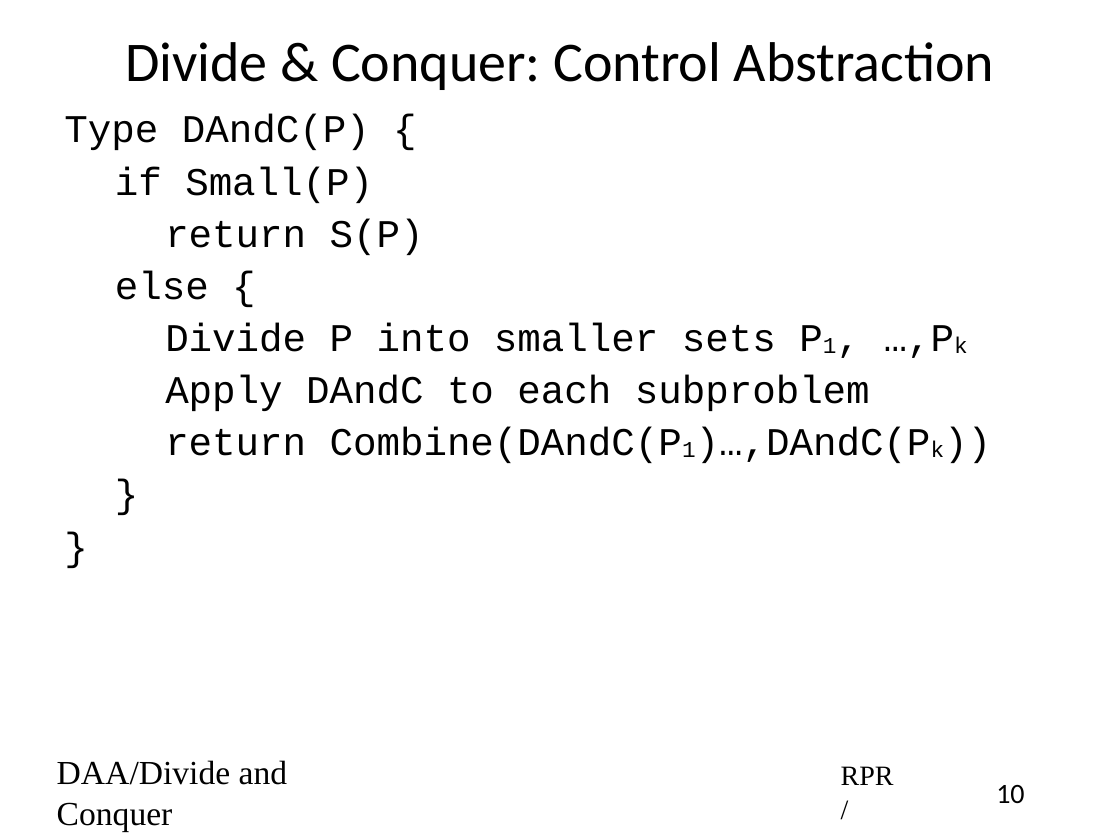
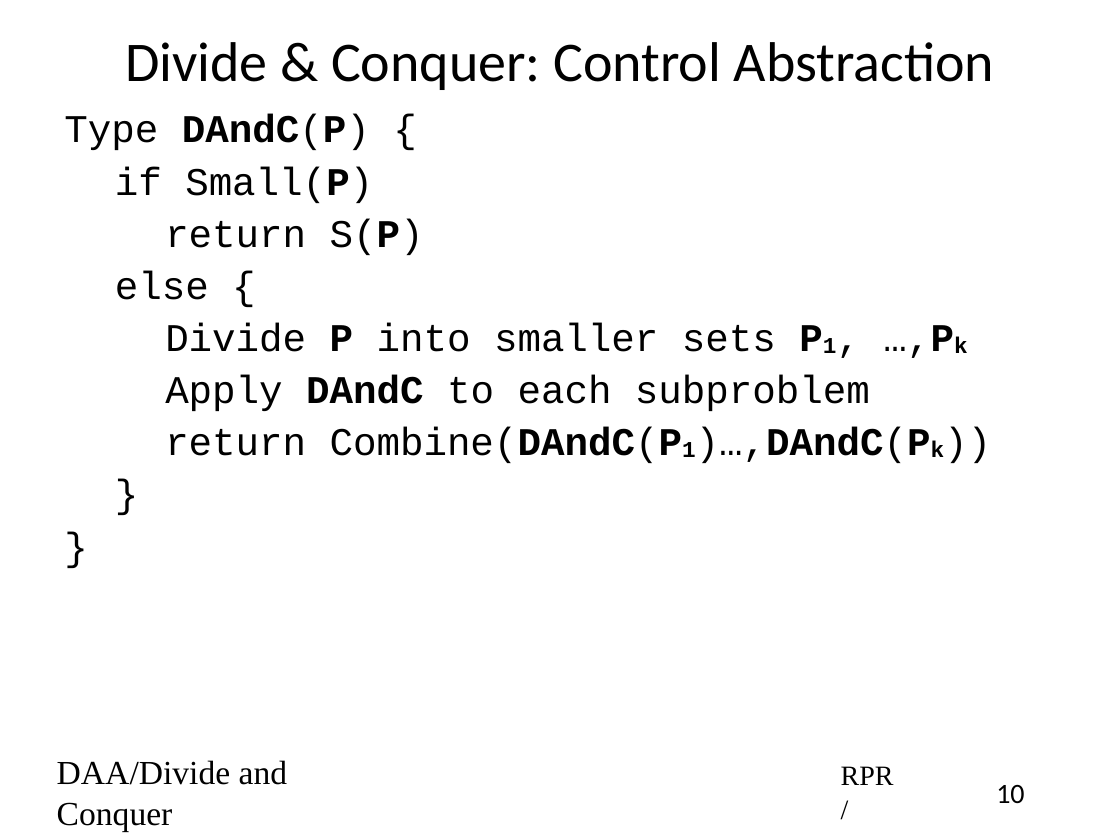
Before and after one commit to rprustagi/2019-17CS43-DAA, a slide deck: slide 10 of Slides-RPR/2019-H1-DAA-L12-Divide-Conquer-BinSearch.pptx. Drawn at 1120x840 pixels with LibreOffice and Linux fonts; fonts in the diff are those of the drawing. Boxes give left, top, right and bottom in pixels: in the first picture for what was removed or moved away, otherwise in the second. Text is boxed around its words. In the diff, an @@ line names an element or a change of style, - is before the commit and + after.

```diff
--- a/Slides-RPR/2019-H1-DAA-L12-Divide-Conquer-BinSearch.pptx
+++ b/Slides-RPR/2019-H1-DAA-L12-Divide-Conquer-BinSearch.pptx
@@ text at bbox=[64, 114, 931, 463]: bold on in "DAndC(P)", "Small(P)", "S(P)", "P P1, …,Pk" and 2 more places @@
```
Also in this commit, not shown: 11 other slides changed, 1 slide added, 5 other files.
